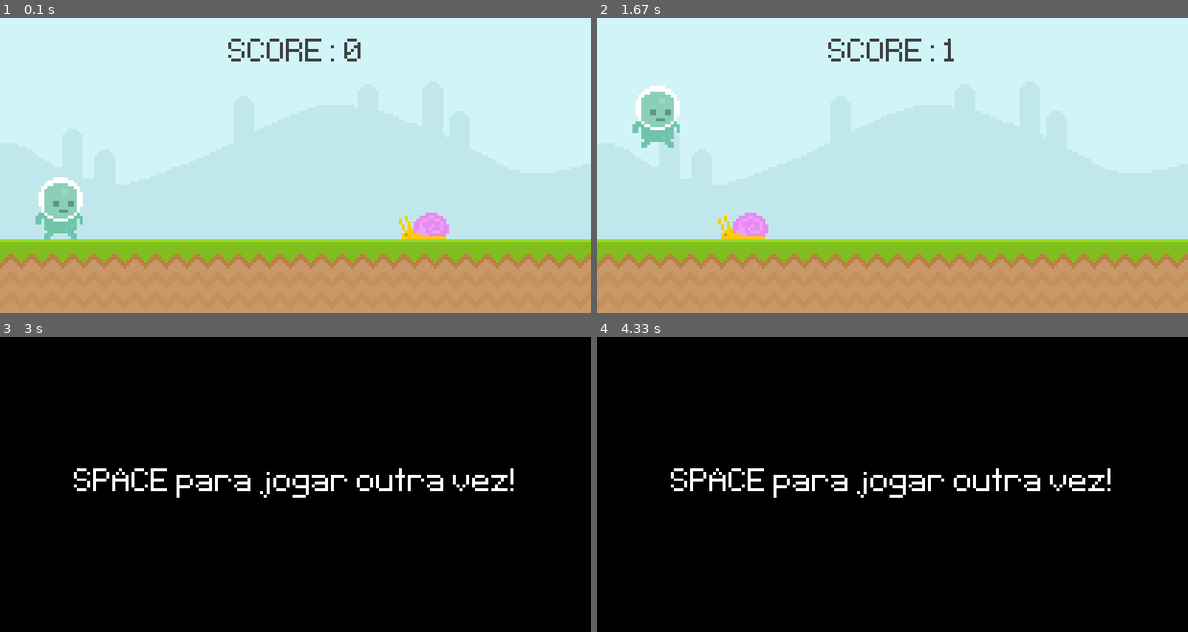
Above: before the commit, frames 1-4 (two rows, left to right).
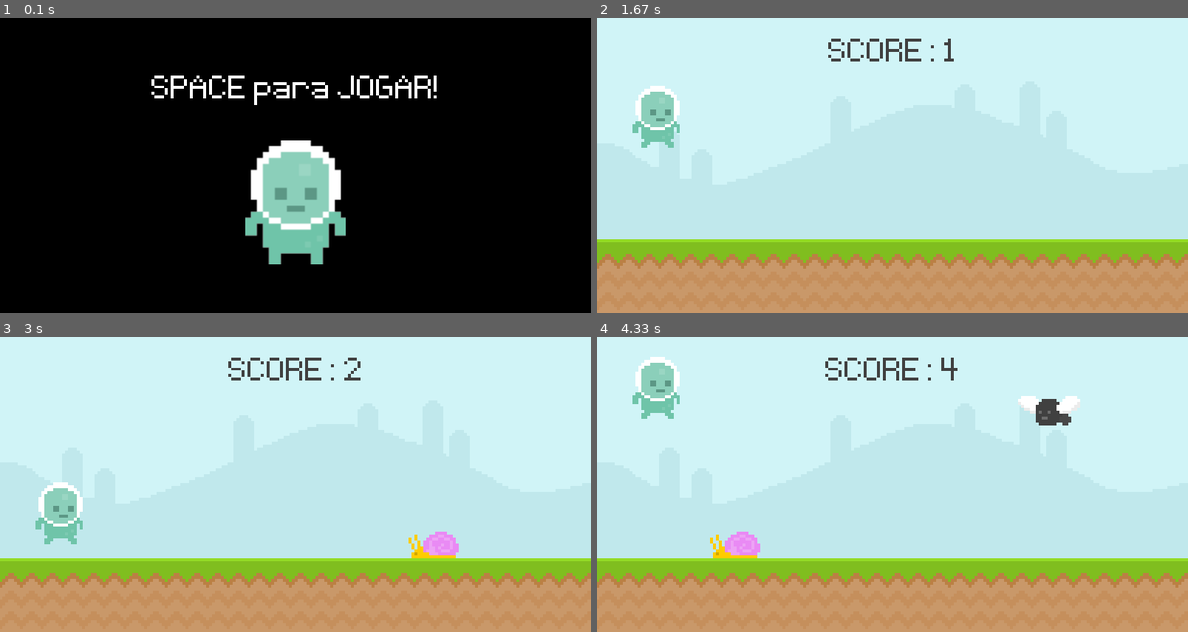
Above: after the commit, the same moments.

Repository: srkzz/Simple-PyGame
Game: pygame game, started from main.py
Two runs of this game, one before a commit and one after it. Both use one fixed random seed, a clock stepped at 60 frames per second and the inputs below.
Inputs (mouse positions are in pixels of both pictures, inside the frame that each line leads up to):
- Up to frame 1 (0.1 s): no input
- Up to frame 2 (1.67 s): tap Space at 0.33 s; press the mouse at (656, 206) at 0.7 s; move the mouse to (667, 230) at 0.8 s; release the mouse at (685, 251) at 0.93 s; press the mouse at (656, 206) at 1.53 s; move the mouse to (768, 242) at 1.63 s
- Up to frame 3 (3 s): release the mouse at (283, 590) at 1.77 s; press the mouse at (59, 525) at 2.37 s; move the mouse to (260, 558) at 2.47 s; release the mouse at (460, 590) at 2.6 s
- Up to frame 4 (4.33 s): press the mouse at (656, 525) at 3.2 s; move the mouse to (715, 516) at 3.3 s; release the mouse at (768, 508) at 3.43 s; press the mouse at (656, 525) at 4.03 s; move the mouse to (709, 452) at 4.13 s; release the mouse at (762, 375) at 4.27 s

The runs differ from the first frame. In frame 1, 100% of the frame differs, in the area x 0-100%, y 0-100%; in frame 2, 0.6%; in frame 3, 100%; in frame 4, 100%.

Commit message:
2º Commit - jogo basico de python com pygame para usar as bases de python, desenvolver mais conhecimentos e aprofundar a logistica de pensamento
com score a funcionar , falta colisao moderna

Diff:
--- a/main.py
+++ b/main.py
@@ -1,5 +1,6 @@
 import pygame
 from sys import exit
+from random import randint
 
 
 def display_score():
@@ -7,6 +8,31 @@
     score_surf = test_font.render(f'SCORE: {current_time}', False, (64, 64, 64))
     score_rect = score_surf.get_rect(center=(400, 50))
     screen.blit(score_surf, score_rect)
+    return current_time
+
+
+def obst_movimento(obstacle_list):
+    if obstacle_list:
+        for obstacle_rect in obstacle_list:
+            obstacle_rect.x -= 5
+
+            if obstacle_rect.bottom == 300:
+                screen.blit(snail_surf, obstacle_rect) # se for no chão é caracol
+            else:
+                screen.blit(fly_surf, obstacle_rect) # no ceu é mosca
+        # verificar se os obstaculos estao demasiado a esquerda para eliminar e não tornar o jogo lento, só copiamos
+        # obstaculos apos essa condição verificada
+        obstacle_list = [obstacle for obstacle in obstacle_list if obstacle.x > -100]
+
+        return obstacle_list
+    else:
+        return []
+
+def colisoes(jogador, obstaculos):
+    if obstaculos:
+        for obstacle_rect in obstaculos:
+            if jogador.colliderect(obstacle_rect):
+                return False # qq colisão devolve Falso
 
 
 pygame.init()
@@ -14,22 +40,38 @@
 pygame.display.set_caption('Runner')
 clock = pygame.time.Clock()
 test_font = pygame.font.Font('font/PixelType.ttf', 70)
-game_active = True
+game_active = False
 tempo_inicio = 0
+score = 0
 
 sky_surface = pygame.image.load('graphics/Sky.png').convert()
 ground_surface = pygame.image.load('graphics/ground.png').convert()
 
 # text_surf = test_font.render('O MEU JOGO', False, 'Black')
-restart_surf = test_font.render('SPACE para jogar outra vez!', False, 'White')
-restart_rect = restart_surf.get_rect(center=(400, 200))
 
+# Mensagem de Inicio / restart ao jogo
+restart_surf = test_font.render('SPACE para JOGAR!', False, 'White')
+restart_rect = restart_surf.get_rect(center=(400, 100))
+
+# obstaculos
 snail_surf = pygame.image.load('graphics/snail/snail1.png').convert_alpha()
-snail_rect = snail_surf.get_rect(midbottom=(600, 300))
+fly_surf = pygame.image.load('graphics/fly/fly1.png').convert_alpha()
 
+obstacle_rect_list = []
+
+# jogador
 player_surf = pygame.image.load('graphics/player/player_walk_1.png').convert_alpha()
 player_rect = player_surf.get_rect(midbottom=(80, 300))
 player_gravity = 0
+
+# Imagem de entrada
+player_imagem = pygame.image.load('graphics/player/player_stand.png').convert_alpha()
+player_imagem = pygame.transform.rotozoom(player_imagem, 0, 2)
+player_imagem_rect = player_imagem.get_rect(center=(400, 250))
+
+# Temporizador
+obst_timer = pygame.USEREVENT + 1
+pygame.time.set_timer(obst_timer, 1500)  # qual o evento, a quantos milisegundos
 
 while True:
     for event in pygame.event.get():
@@ -49,6 +91,11 @@
             if event.type == pygame.KEYDOWN and event.key == pygame.K_SPACE:
                 game_active = True
                 tempo_inicio = int(pygame.time.get_ticks() / 1000)
+        if event.type == obst_timer and game_active:
+            if randint(0, 2):
+                obstacle_rect_list.append(snail_surf.get_rect(bottomright=(randint(900, 1100), 300)))
+            else:
+                obstacle_rect_list.append(fly_surf.get_rect(center=(randint(900, 1100), 100)))
 
         # if event.type == pygame.MOUSEMOTION:
         #   print(event.pos) , outra função para mouse tracking
@@ -62,12 +109,12 @@
         # pygame.draw.rect(screen, 'Gold', score_rect)
         # pygame.draw.rect(screen, 'Gold', score_rect, 10)
         # screen.blit(score_surf, score_rect)
-        display_score()
+        score = display_score()
 
-        # caracol
-        snail_rect.x -= 4
-        if snail_rect.right <= 0: snail_rect.left = 800
-        screen.blit(snail_surf, snail_rect)
+        # caracol easy
+        # snail_rect.x -= 4
+        # if snail_rect.right <= 0: snail_rect.left = 800
+        # screen.blit(snail_surf, snail_rect)
 
         # Jogador
         player_gravity += 1  # aumentar a gravidade
@@ -75,20 +122,21 @@
         if player_rect.bottom >= 300: player_rect.bottom = 300  # limites de terreno por causa do loop aumentar a gravidade
         screen.blit(player_surf, player_rect)
 
-        #  if player_rect.colliderect(snail_rect):
-        #      print('collision')
-        # mouse_pos = pygame.mouse.get_pos()  # buscar a posiçao do rato
-        # if player_rect.collidepoint(mouse_pos):  # ponto de colisao com algo
-        #   print(pygame.mouse.get_pressed())
+        # movimento dos obstaculos
+        obstacle_rect_list = obst_movimento(obstacle_rect_list)  # update continuo da lista
 
         # colisão
-        if snail_rect.colliderect(player_rect):
-            game_active = False
+
     else:  # intro // menu
         screen.fill('Black')
+        screen.blit(player_imagem, player_imagem_rect)
+        score_message = test_font.render(f'Os teus Pontos: {score}', False, 'White')
+        score_message_rect = score_message.get_rect(center=(400, 370))
         screen.blit(restart_surf, restart_rect)
-        if snail_rect.colliderect(player_rect): snail_rect.left = 800
-
+        if score == 0:
+            screen.blit(restart_surf, restart_rect)
+        else:
+            screen.blit(score_message, score_message_rect)
 
     pygame.display.update()
     clock.tick(60)
